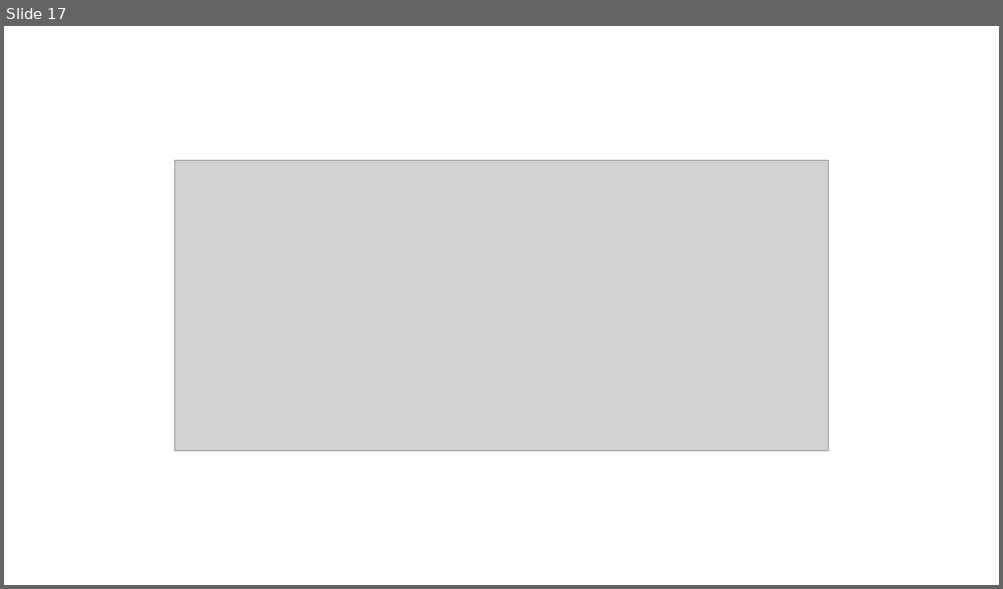
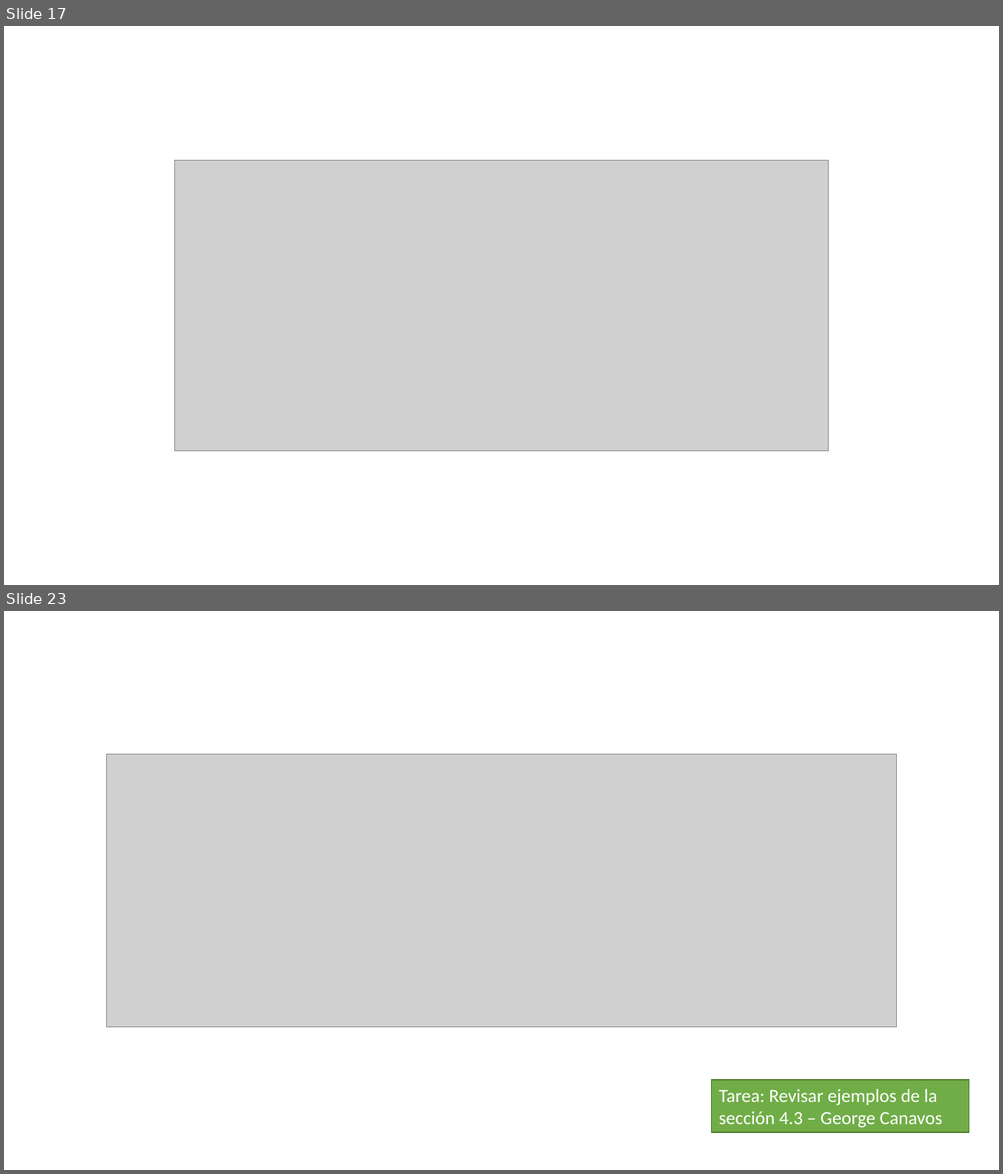
Before and after one commit to 26-jorge-01/IA-SPP, a slide deck: docs/4. estadistica.pptx. Shown one above the other, each under a label of ours: slide 17 before the commit, slides 17 and 23 after it; the slides between them are not shown. The pictures are 1003x589 and 1003x1174 pixels, drawn with LibreOffice and Linux fonts; fonts in the diff are those of the drawing; grey boxes stand for pictures. Boxes give left, top, right and bottom in pixels: in the first picture for what was removed or moved away, otherwise in the second. Text is boxed around its words. In the diff, an @@ line names an element or a change of style, - is before the commit and + after.

```diff
--- a/docs/4. estadistica.pptx
+++ b/docs/4. estadistica.pptx
@@ slide 23 added at bbox=[4, 611, 999, 1170], background #FFFFFF @@
@@ picture added at bbox=[106, 755, 896, 1028] @@
@@ rectangle added at bbox=[711, 1080, 969, 1133], fill #70AD47, outline #538035 1 pt, 18 pt, text #FFFFFF @@
+Tarea: Revisar ejemplos de la sección 4.3 – George Canavos
```
Also in this commit, not shown: 11 other slides added, 1 other file.
